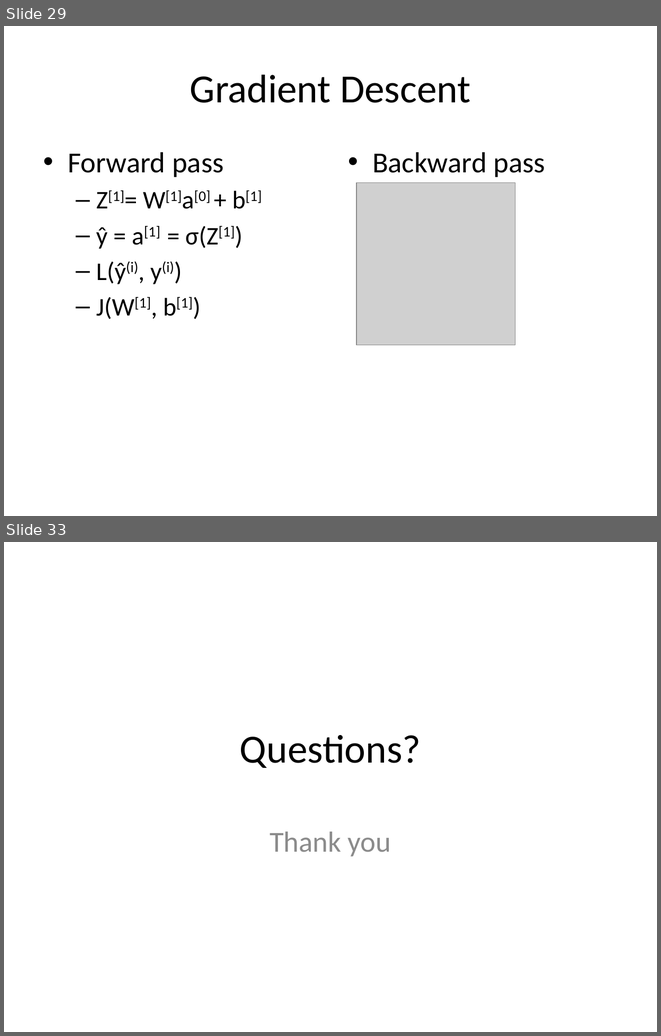
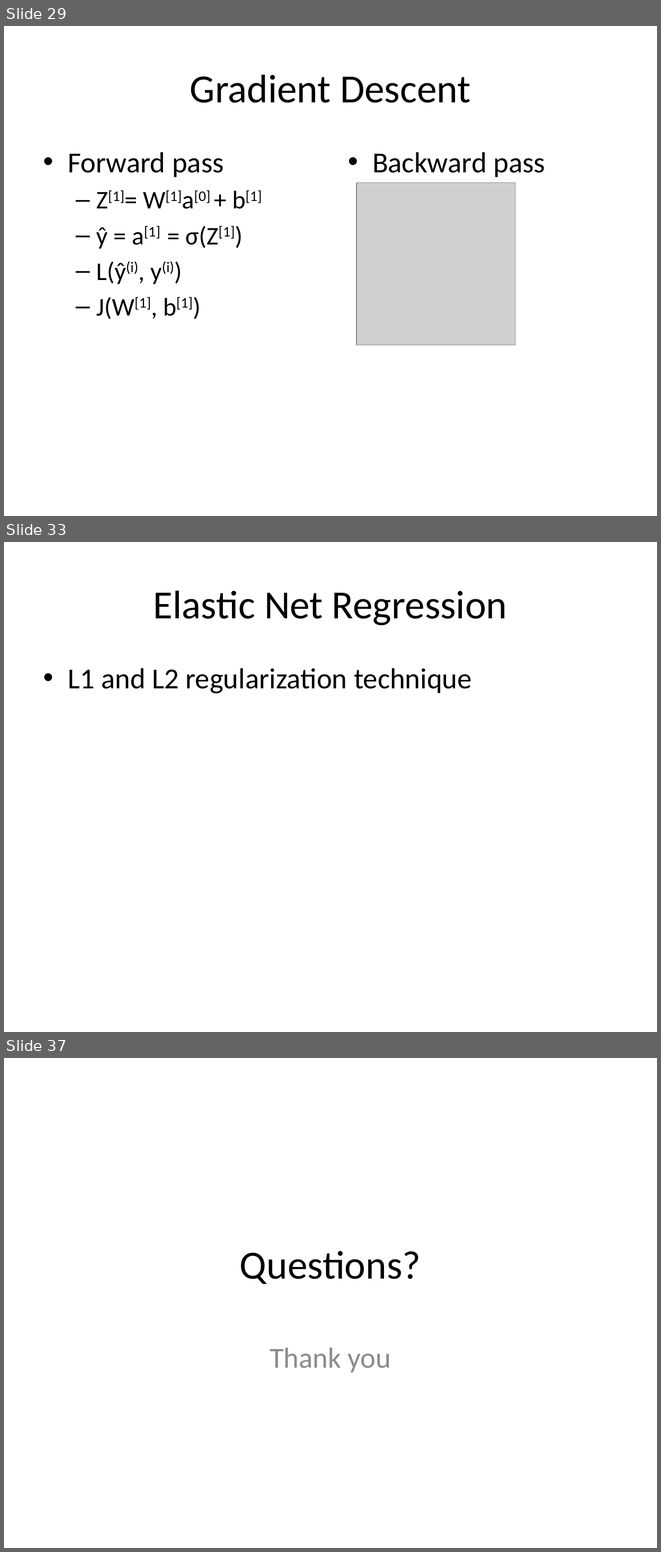
Before and after one commit to look4pritam/ArtificialIntelligence, a slide deck: MachineLearning/LogisticRegression/LogisticRegression.pptx. Shown one above the other, each under a label of ours: slides 29 and 33 before the commit, slides 29, 33 and 37 after it; the slides between them are not shown. The pictures are 661x1036 and 661x1552 pixels, drawn with LibreOffice and Linux fonts; fonts in the diff are those of the drawing; grey boxes stand for pictures. Boxes give left, top, right and bottom in pixels: in the first picture for what was removed or moved away, otherwise in the second. Text is boxed around its words. In the diff, an @@ line names an element or a change of style, - is before the commit and + after.

```diff
--- a/MachineLearning/LogisticRegression/LogisticRegression.pptx
+++ b/MachineLearning/LogisticRegression/LogisticRegression.pptx
@@ slide 33 added at [4, 542, 657, 1032], background #FFFFFF @@
@@ title added at [153, 590, 507, 625], 44 pt, text #000000 @@
+Elastic Net Regression
@@ text added at [68, 668, 472, 694], 32 pt, text #000000 @@
+• L1 and L2 regularization technique
@@ what was slide 33 is now slide 37 @@
```
Also in this commit, not shown: 1 slide changed, 5 other slides added, 2 slides removed.
